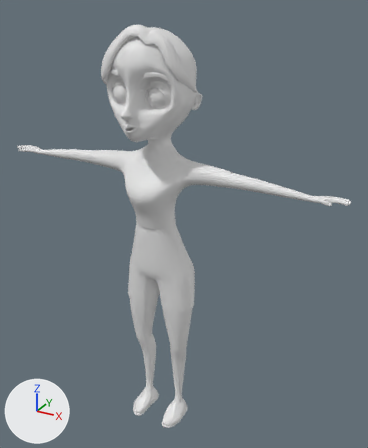
An edit to the Blender file carla.blend, drawn before and after from the same camera.
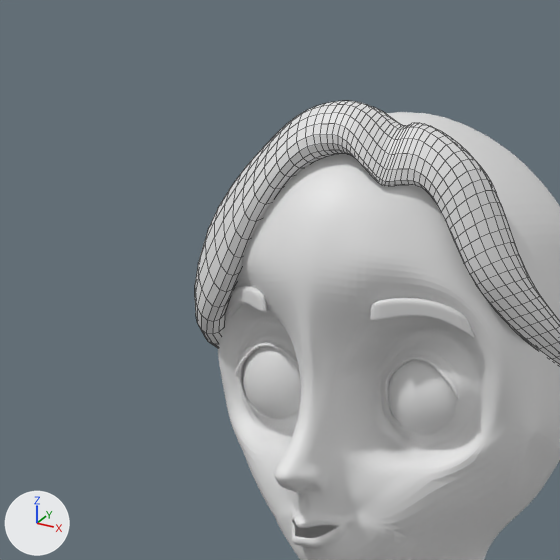
Old and new are each drawn whole from a 50 mm lens placed at (0.956, -4.997, 1.65), pointed at (-0.789, -1.823, 0.063) and again close up on the part from 15% to 52% of the width and 0% to 30% of the height. The lights are fixed; the arrows at lower left show +X, +Y and +Z. The close-ups show mesh edges as thin lines.

In view in the first close-up: 'Body', 'Eyebrows', 'HairBang', 'eyes'.
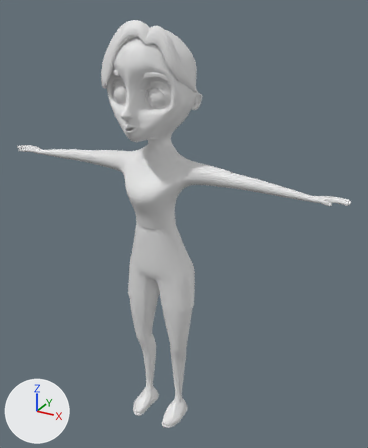
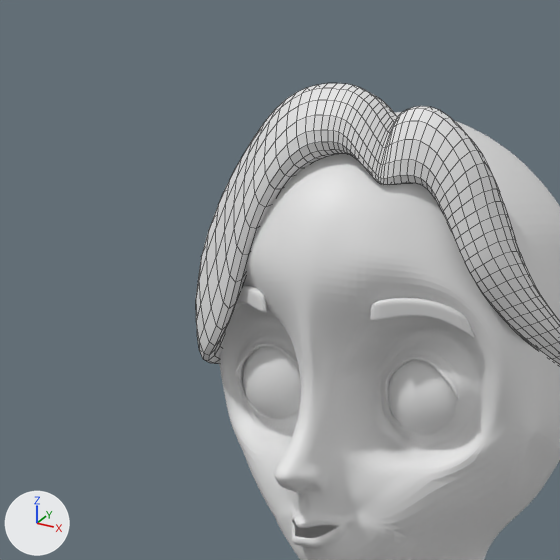
Commit message: Hair fix

Diff of the bpy script that builds the scene:
```diff
--- a/carla.blend.py
+++ b/carla.blend.py
@@ me_cube_001 @@
 # used by ob_hairbang; location = (-0.957, -2.225, 1.503); scale = (0.0639, 0.0639, 0.0639)
-me_cube_001.from_pydata(...)  # 68 vertices, 66 faces; spans x -5.05..5.32, y -0.89..6.47, z -7.19..0.53
+me_cube_001.from_pydata(...)  # 68 vertices, 66 faces; spans x -5.05..5.32, y -0.89..6.54, z -6.97..1.11
+# me_cube_001 part 1: 18 of 68 vertices moved; they spanned x -5.05..4.44, y -0.06..6.47, z -7.19..0.53 and now span x -5.05..4.52, y -0.06..6.54, z -6.89..1.11; mean shift (0.03, 0.03, 0.19); largest move (-2.96, -0.06, -4.42) -> (-2.96, -0.06, -6.69)
```

Where the change shows, as pixel boxes (x1, y1, x2, y2) in the close-ups (560 x 560 px; the box of a moved part takes in the faces that stretch with it):
'HairBang', reshaped: before (195, 101, 560, 365); after (196, 83, 560, 365)
part 1 of me_cube_001, moved or reshaped: before (195, 101, 540, 348); after (196, 83, 541, 364)
